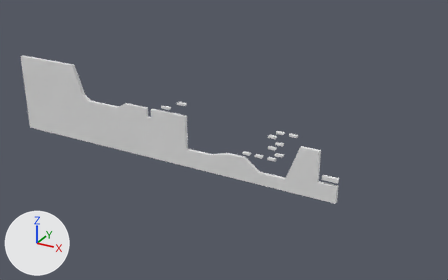
What one commit did to the FBX model Assets/Models/ground.fbx.
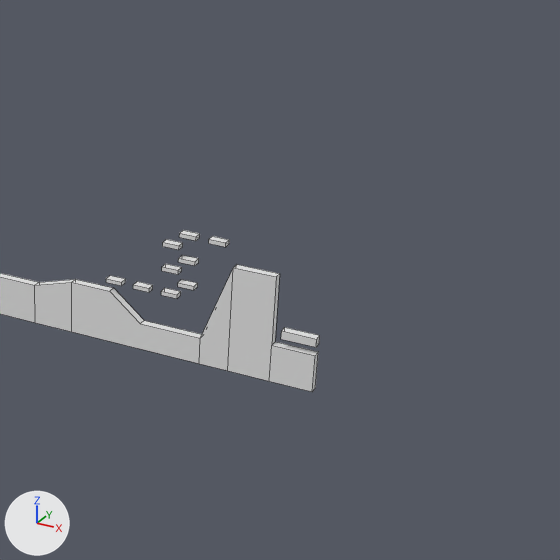
There are two pictures of each version: one whole from a camera (50 mm lens) standing at (239.0, -258.0, 149.0) and looking at (95.0, 5.0, 17.0), one close up on the part from 43% to 100% of the width and 9% to 100% of the height. Lighting does not change. The marker at lower left points along +X, +Y and +Z. The close-ups show mesh edges as thin lines. Where no turn or scale is listed for an object, it has been applied to the vertices. Vertices at the same position are counted once.

In view in the first close-up: 'Ground'.
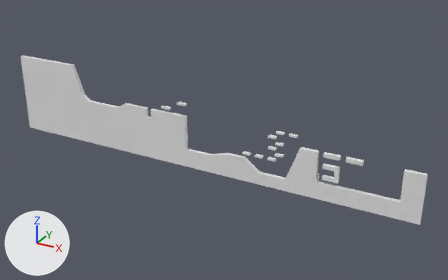
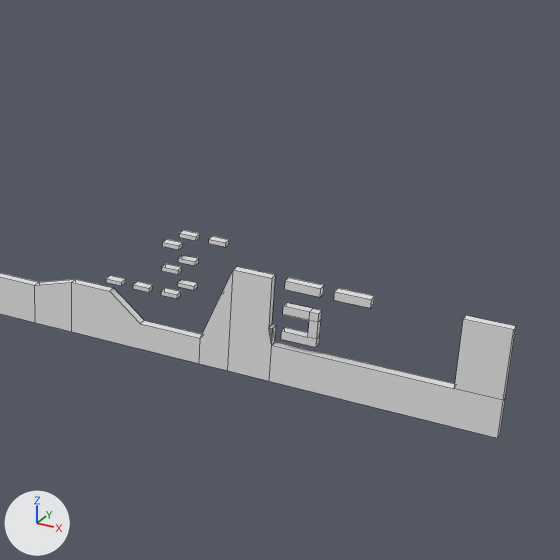
Changed parts and their boxes (x1, y1, x2, y2) in the close-ups (560 x 560 px):
'Ground', reshaped: before (0, 230, 320, 392); after (0, 230, 516, 438)
part 1 of me_cube_003, added: after (285, 278, 324, 297)
part 2 of me_cube_003, added: after (334, 288, 374, 308)
part 3 of me_cube_003, built on: before (232, 265, 320, 392); after (232, 267, 516, 438)

What changed in the scene script:
```text
Change me_cube_003:
    used by ob_ground; location = (0.0, 0.0, 0.0)
    remove me_cube_003.from_pydata(...)  # 170 vertices, 137 faces; spans x -40.0..160.0, y -1.0..1.0, z 0.0..46.0
    add me_cube_003.from_pydata(...)  # 210 vertices, 169 faces; spans x -40.0..200.0, y -1.0..1.0, z 0.0..46.0
    me_cube_003 part 1: a new loose piece, a box spanning x 152.0..160.0, y -1.0..1.0, z 23.0..25.0
    me_cube_003 part 2: a new loose piece, a box spanning x 163.0..171.0, y -1.0..1.0, z 23.0..25.0
    me_cube_003 part 3
    2 vertices are removed from x 160.0, y -1.0..1.0, z 9.0
    10 faces are deleted
    4 vertices move from x 150.0..160.0, y -1.0..1.0, z 0.0..26.0 to x 149.0..200.0, y -1.0..1.0, z 0.0..25.0
    26 vertices are added at x 149.0..200.0, y -1.0..1.0, z 9.0..25.0
    30 new faces join them
```
